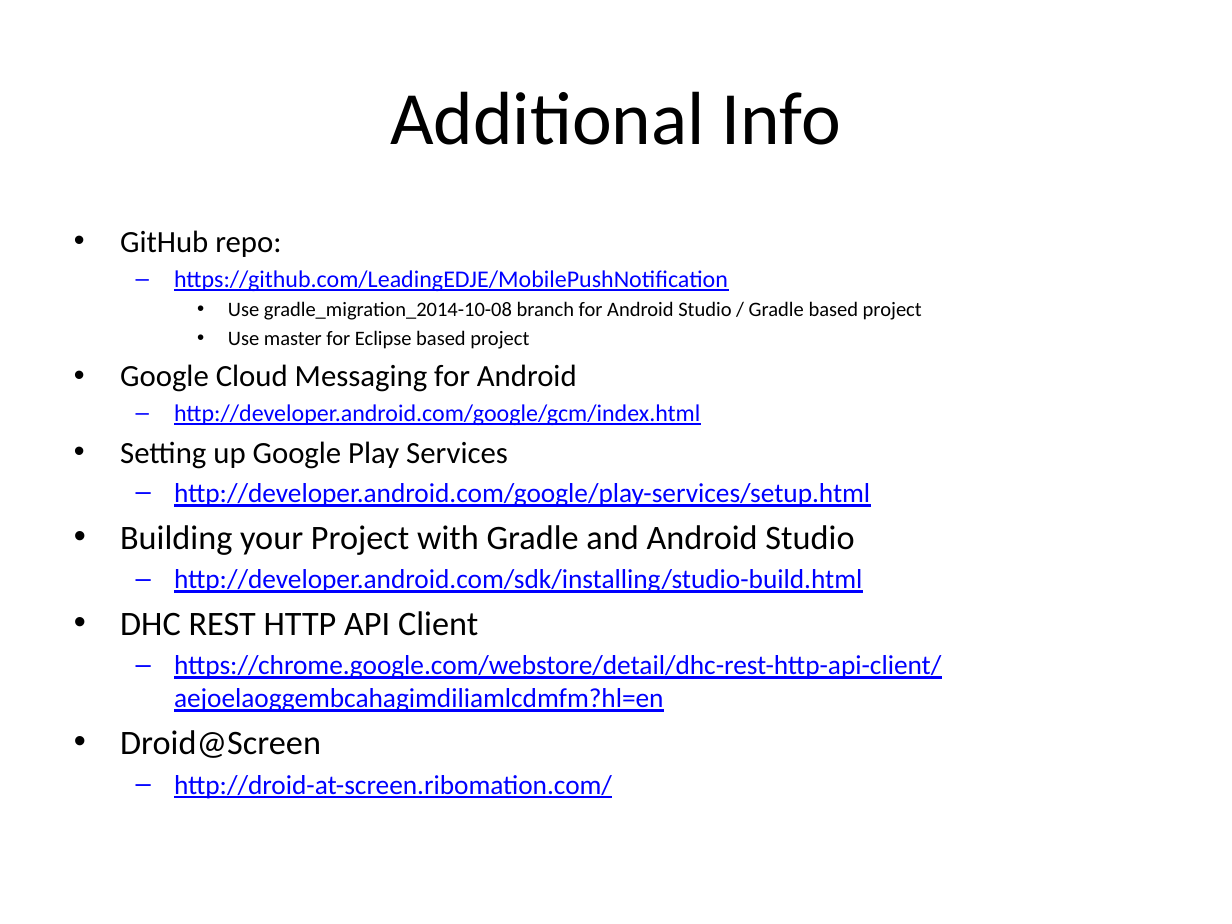
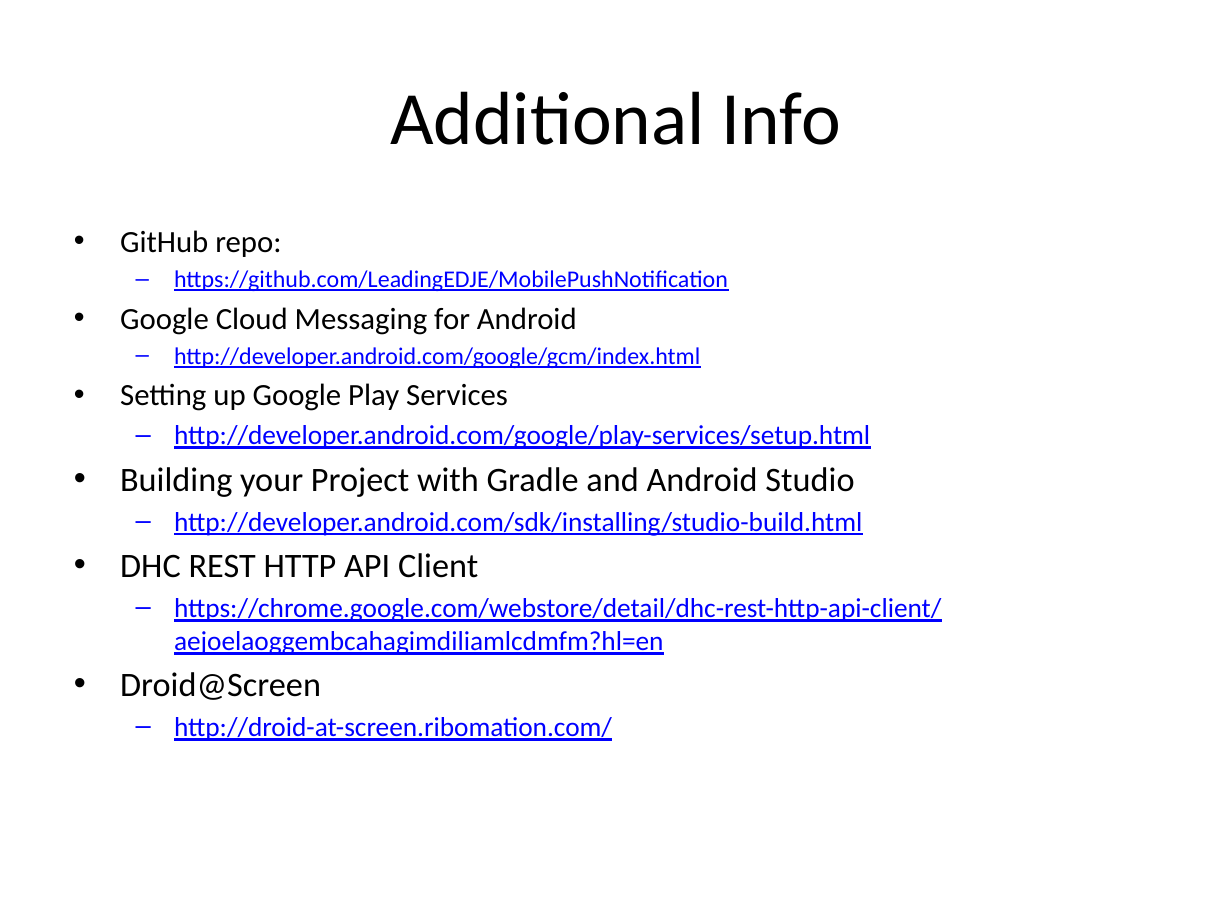
Before and after one commit to LeadingEDJE/MobilePushNotification, a slide deck: slide 22 of Implementing Push Notification in Android.pptx. Drawn at 1232x924 pixels with LibreOffice and Linux fonts; fonts in the diff are those of the drawing; background and template pictures are left out. Boxes give left, top, right and bottom in pixels: in the first picture for what was removed or moved away, otherwise in the second. Text is boxed around its words. In the diff, an @@ line names an element or a change of style, - is before the commit and + after.

```diff
--- a/Implementing Push Notification in Android.pptx
+++ b/Implementing Push Notification in Android.pptx
@@ text at (228, 301, 922, 349): paragraphs removed @@
-    • Use gradle_migration_2014-10-08 branch for Android Studio / Gradle based project
-    • Use master for Eclipse based project
```
Also in this commit, not shown: 5 other slides changed.
